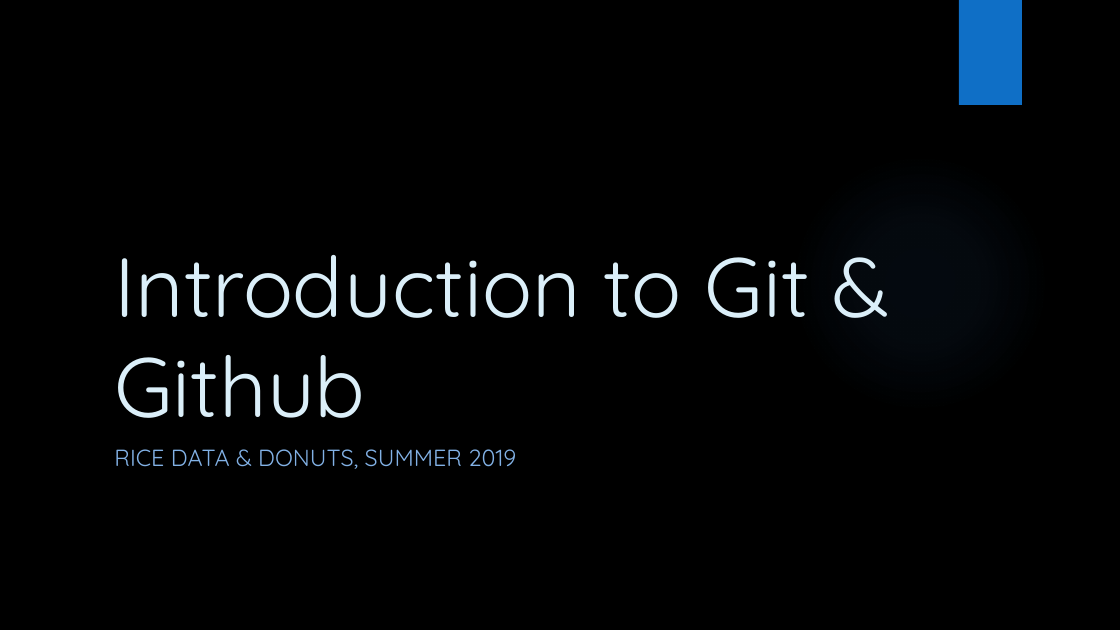
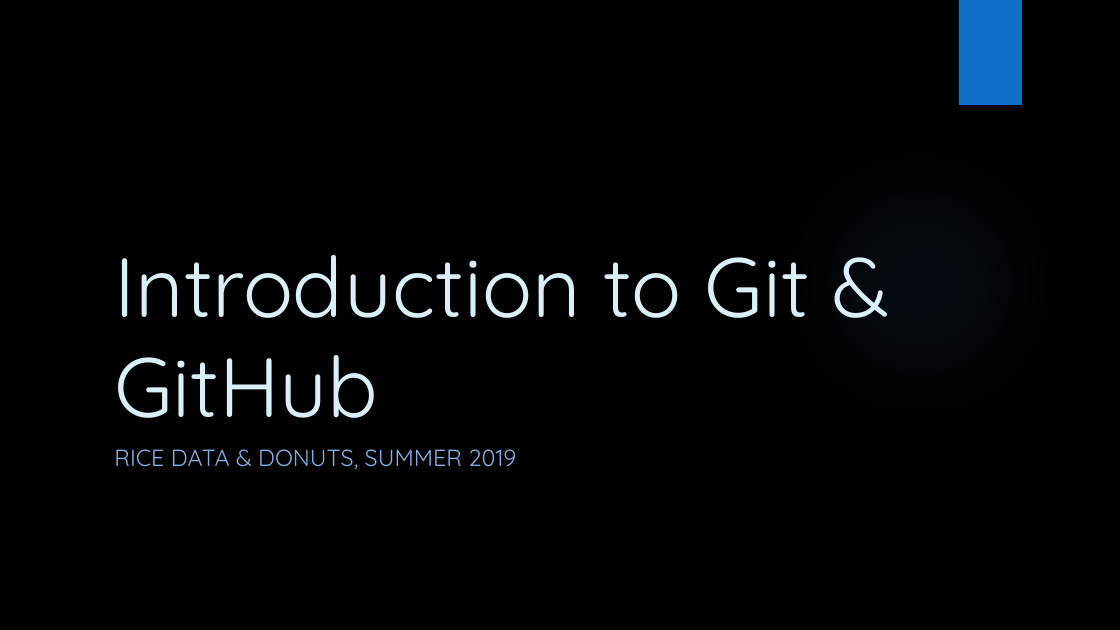
Before and after one commit to bakitybacon/rice-data-and-donuts, a slide deck: slide 1 of github/Introduction to Git & Github.pptx. Drawn at 1120x630 pixels with LibreOffice and Linux fonts; fonts in the diff are those of the drawing; background and template pictures are left out. Boxes give left, top, right and bottom in pixels: in the first picture for what was removed or moved away, otherwise in the second. Text is boxed around its words. In the diff, an @@ line names an element or a change of style, - is before the commit and + after.

Commit message:
powerpoint edits

```diff
--- a/github/Introduction to Git & Github.pptx
+++ b/github/Introduction to Git & Github.pptx
@@ title at [114,255,810,418]: text changed @@
-Introduction to Git & Github
+Introduction to Git & GitHub
```
Also in this commit, not shown: 1 other file.
